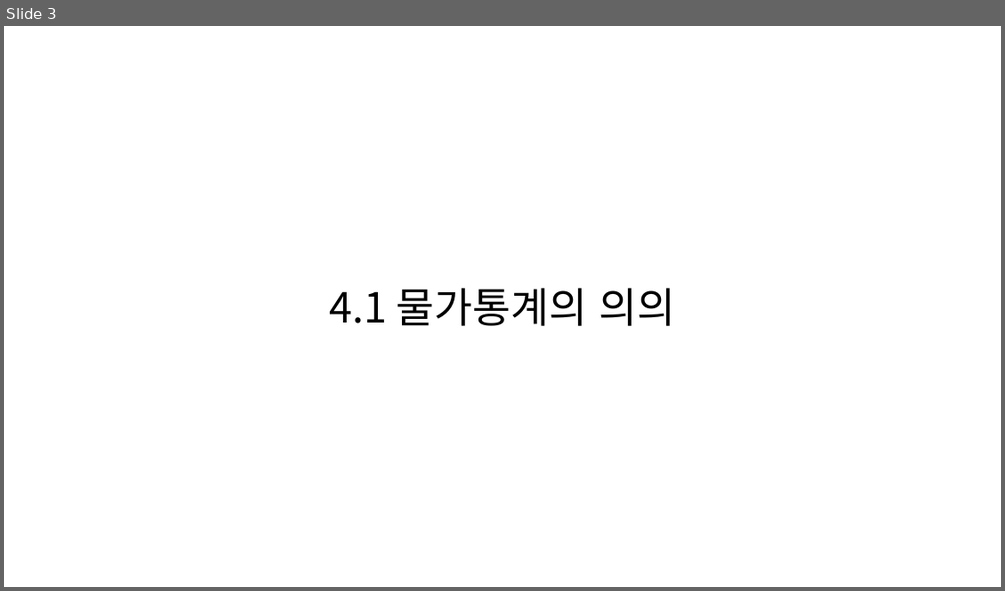
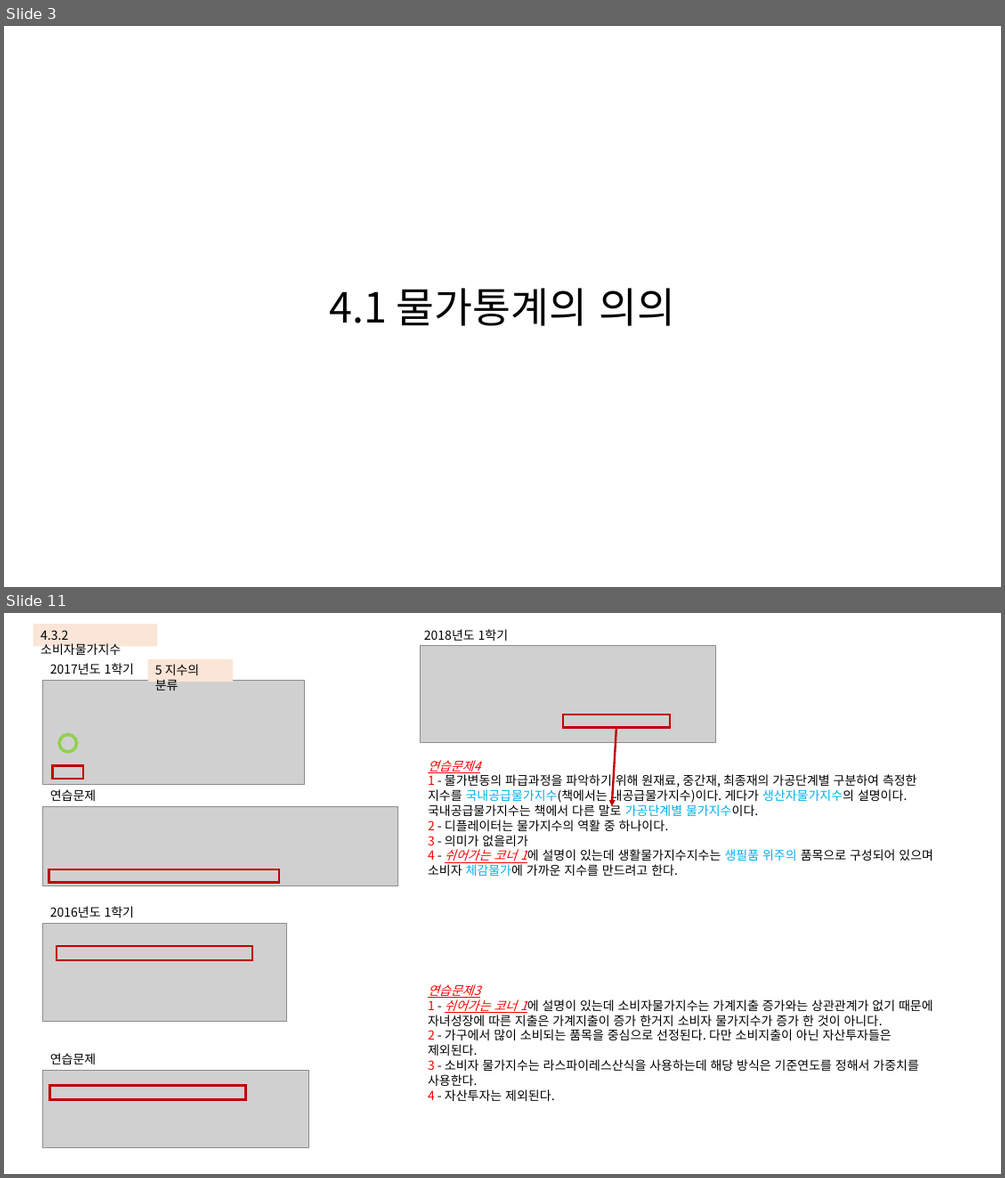
Before and after one commit to KNOU-STUDY/KNOU-UNDERSTANDING-NATIONAL-STATISTICS, a slide deck: previous_question/4장-물가통계.pptx. Shown one above the other, each under a label of ours: slide 3 before the commit, slides 3 and 11 after it; the slides between them are not shown. The pictures are 1005x591 and 1005x1178 pixels, drawn with LibreOffice and Linux fonts; fonts in the diff are those of the drawing; grey boxes stand for pictures. Boxes give left, top, right and bottom in pixels: in the first picture for what was removed or moved away, otherwise in the second. Text is boxed around its words. In the diff, an @@ line names an element or a change of style, - is before the commit and + after.

```diff
--- a/previous_question/4장-물가통계.pptx
+++ b/previous_question/4장-물가통계.pptx
@@ slide 11 added at <box>4,613,1001,1174</box>, background #FFFFFF @@
@@ rectangle added at <box>33,624,157,646</box>, fill #FBE5D6, 12 pt, text #000000 @@
+4.3.2 소비자물가지수
@@ text added at <box>424,629,508,641</box>, 12 pt, text #000000 @@
+2018년도 1학기
@@ text added at <box>50,663,134,674</box>, 12 pt, text #000000 @@
+2017년도 1학기
@@ rectangle added at <box>147,659,232,682</box>, fill #FBE5D6, 12 pt, text #000000 @@
+5 지수의 분류
@@ picture added at <box>421,646,715,742</box> @@
@@ picture added at <box>43,681,304,784</box> @@
@@ rectangle added at <box>563,714,670,728</box>, outline #C00000 2 pt @@
@@ ellipse added at <box>59,734,77,751</box>, outline #92D050 3 pt @@
@@ arrow added from (616, 728) to (612, 806), #C00000 2 pt @@
@@ rectangle added at <box>53,765,83,779</box>, outline #C00000 2 pt @@
@@ text added at <box>428,760,933,876</box>, 12 pt, text #000000 @@
+연습문제4
+1 - 물가변동의 파급과정을 파악하기 위해 원재료, 중간재, 최종재의 가공단계별 구분하여 측정한 지수를 국내공급물가지수(책에서는 내공급물가지수)이다. 게다가 생산자물가지수의 설명이다. 국내공급물가지수는 책에서 다른 말로 가공단계별 물가지수이다.
+2 - 디플레이터는 물가지수의 역활 중 하나이다.
+3 - 의미가 없을리가
+4 - 쉬어가는 코너 1에 설명이 있는데 생활물가지수지수는 생필품 위주의 품목으로 구성되어 있으며 소비자 체감물가에 가까운 지수를 만드려고 한다.
@@ text added at <box>50,789,96,801</box>, 12 pt, text #000000 @@
+연습문제
@@ picture added at <box>43,806,398,886</box> @@
@@ rectangle added at <box>48,869,279,882</box>, outline #C00000 2 pt @@
@@ text added at <box>50,906,134,917</box>, 12 pt, text #000000 @@
+2016년도 1학기
@@ picture added at <box>43,924,287,1022</box> @@
@@ rectangle added at <box>57,946,252,960</box>, outline #C00000 2 pt @@
@@ text added at <box>428,984,933,1101</box>, 12 pt, text #000000 @@
+연습문제3
+1 - 쉬어가는 코너 1에 설명이 있는데 소비자물가지수는 가계지출 증가와는 상관관계가 없기 때문에 자녀성장에 따른 지출은 가계지출이 증가 한거지 소비자 물가지수가 증가 한 것이 아니다.
+2 - 가구에서 많이 소비되는 품목을 중심으로 선정된다. 다만 소비지출이 아닌 자산투자들은 제외된다.
+3 - 소비자 물가지수는 라스파이레스산식을 사용하는데 해당 방식은 기준연도를 정해서 가중치를 사용한다.
+4 - 자산투자는 제외된다.
@@ text added at <box>50,1053,96,1064</box>, 12 pt, text #000000 @@
+연습문제
@@ picture added at <box>43,1070,309,1148</box> @@
@@ rectangle added at <box>49,1085,245,1099</box>, outline #C00000 2 pt @@
```
Also in this commit, not shown: 16 other slides added, 10 slides removed.
